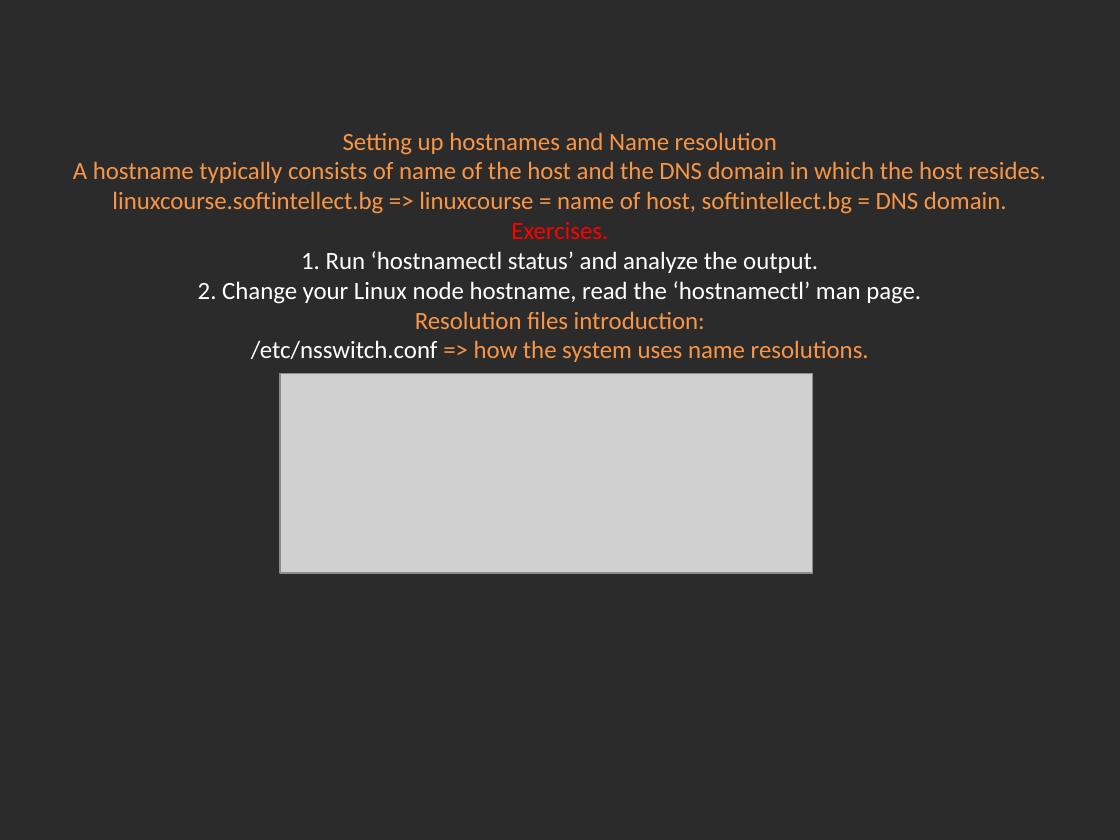
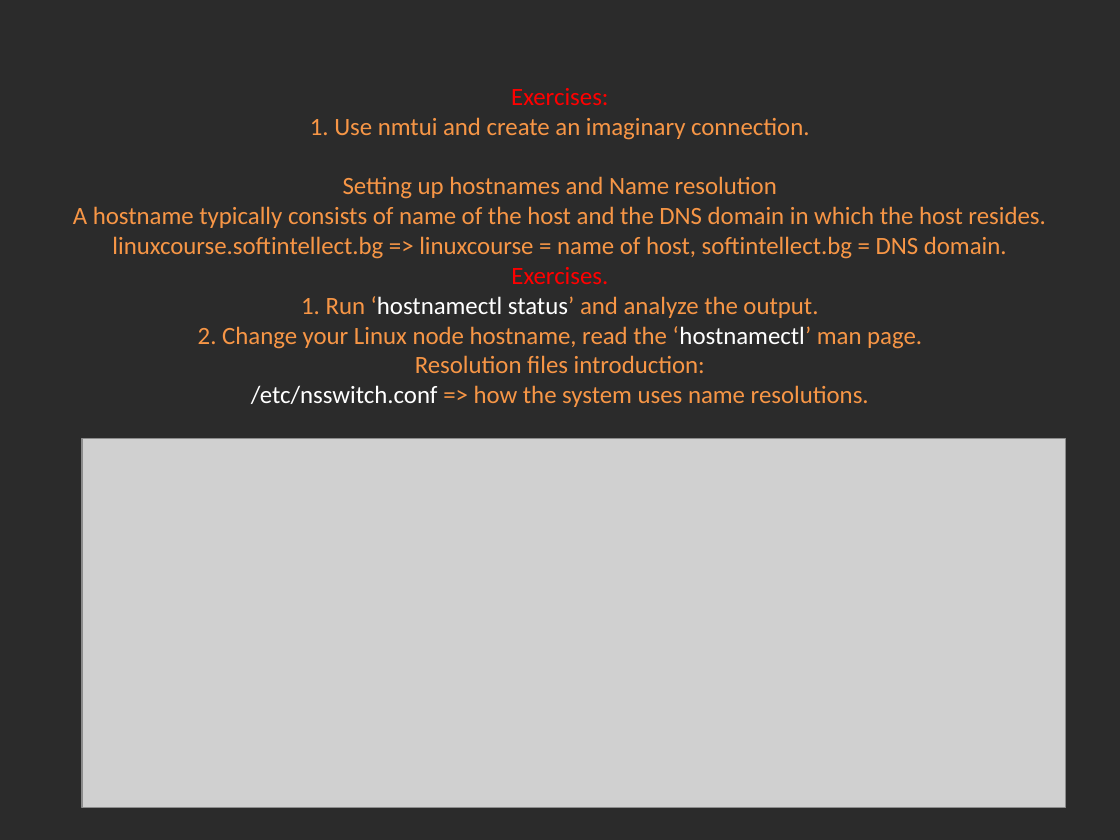
Before and after one commit to Academy-Soft-Intellect/Linux-Course, a slide deck: slide 10 of 06.Networking/06-Networking.pptx. Drawn at 1120x840 pixels with LibreOffice and Linux fonts; fonts in the diff are those of the drawing; grey boxes stand for pictures; background and template pictures are left out; a plain dark background stands for a picture behind light text. Boxes give left, top, right and bottom in pixels: in the first picture for what was removed or moved away, otherwise in the second. Text is boxed around its words. In the diff, an @@ line names an element or a change of style, - is before the commit and + after.

```diff
--- a/06.Networking/06-Networking.pptx
+++ b/06.Networking/06-Networking.pptx
@@ title at (73, 88, 1045, 407): text changed @@
-Setting up hostnames and Name resolution
-A hostname typically consists of name of the host and the DNS domain in which the host resides.
-linuxcourse.softintellect.bg => linuxcourse = name of host, softintellect.bg = DNS domain.
-Exercises.
-1. Run ‘hostnamectl status’ and analyze the output.
-2. Change your Linux node hostname, read the ‘hostnamectl’ man page.
-Resolution files introduction:
-/etc/nsswitch.conf => how the system uses name resolutions.
+Exercises:
+1. Use nmtui and create an imaginary connection.
+Setting up hostnames and Name resolution
+A hostname typically consists of name of the host and the DNS domain in which the host resides.
+linuxcourse.softintellect.bg => linuxcourse = name of host, softintellect.bg = DNS domain.
+Exercises.
+1. Run ‘hostnamectl status’ and analyze the output.
+2. Change your Linux node hostname, read the ‘hostnamectl’ man page.
+Resolution files introduction:
+/etc/nsswitch.conf => how the system uses name resolutions.
@@ picture: place and size @@
-picture at (280, 373, 813, 572)
+picture at (82, 439, 1065, 808)
```
Also in this commit, not shown: 9 other slides changed, 3 other files.
